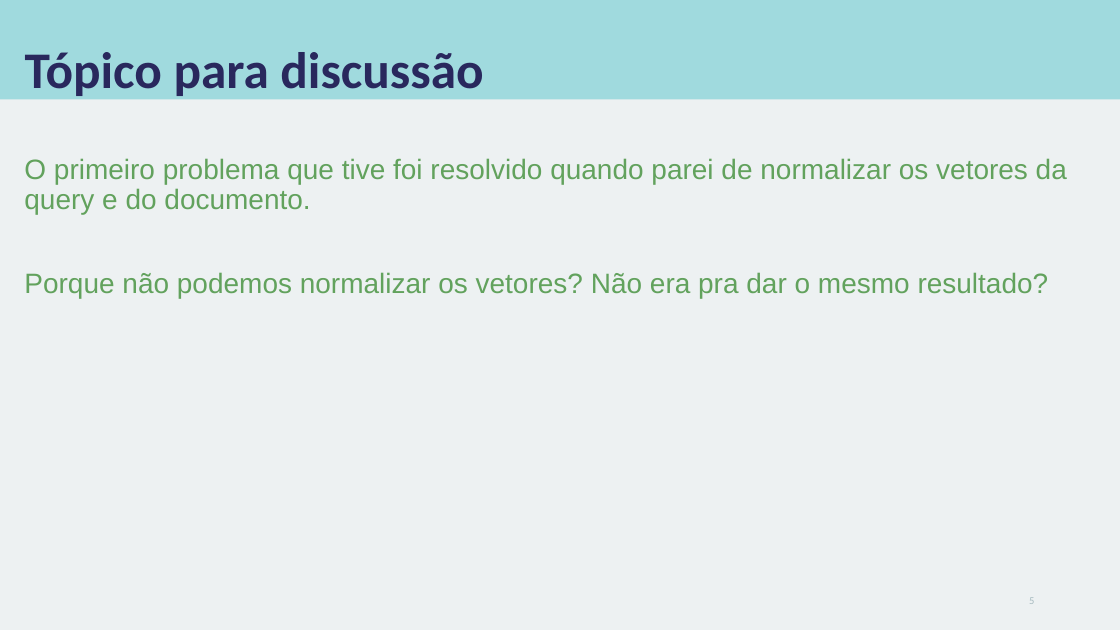
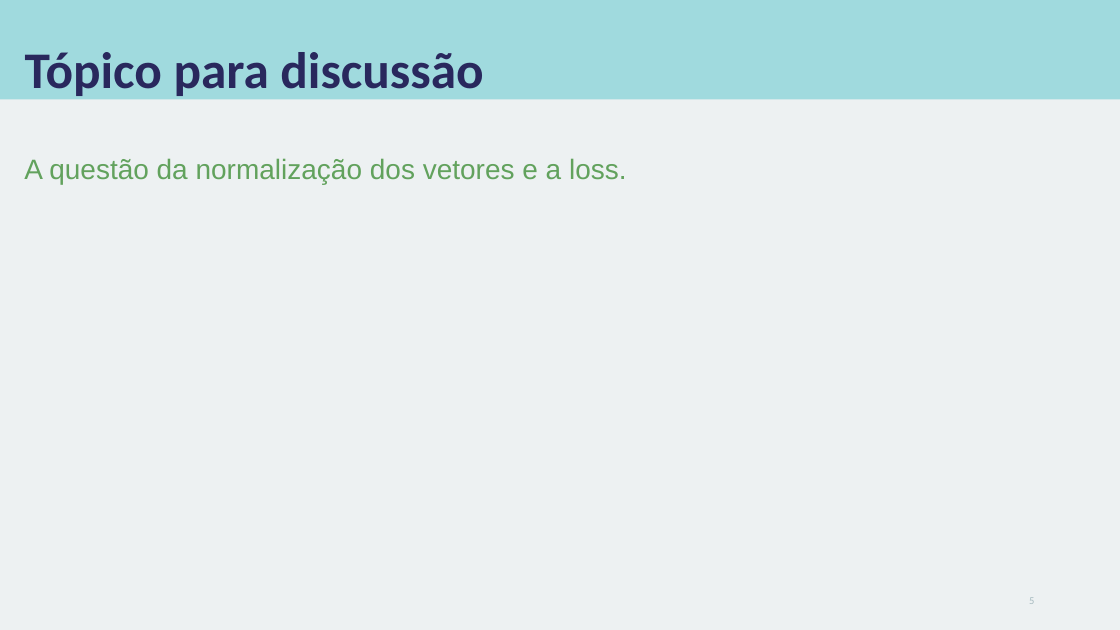
Before and after one commit to carisio/IA368-DD_deep_learning_busca, a slide deck: slide 5 of 6 - busca densa/notebook/apresentacao_notebook_dense_retriever.pptx. Drawn at 1120x630 pixels with LibreOffice and Linux fonts; fonts in the diff are those of the drawing. Boxes give left, top, right and bottom in pixels: in the first picture for what was removed or moved away, otherwise in the second. Text is boxed around its words. In the diff, an @@ line names an element or a change of style, - is before the commit and + after.

```diff
--- a/6 - busca densa/notebook/apresentacao_notebook_dense_retriever.pptx
+++ b/6 - busca densa/notebook/apresentacao_notebook_dense_retriever.pptx
@@ text at <box>24,158,627,184</box>: text changed @@
-O primeiro problema que tive foi resolvido quando parei de normalizar os vetores da query e do documento.
-Porque não podemos normalizar os vetores? Não era pra dar o mesmo resultado?
+A questão da normalização dos vetores e a loss.
```
Also in this commit, not shown: 2 other slides changed, 3 other files.
